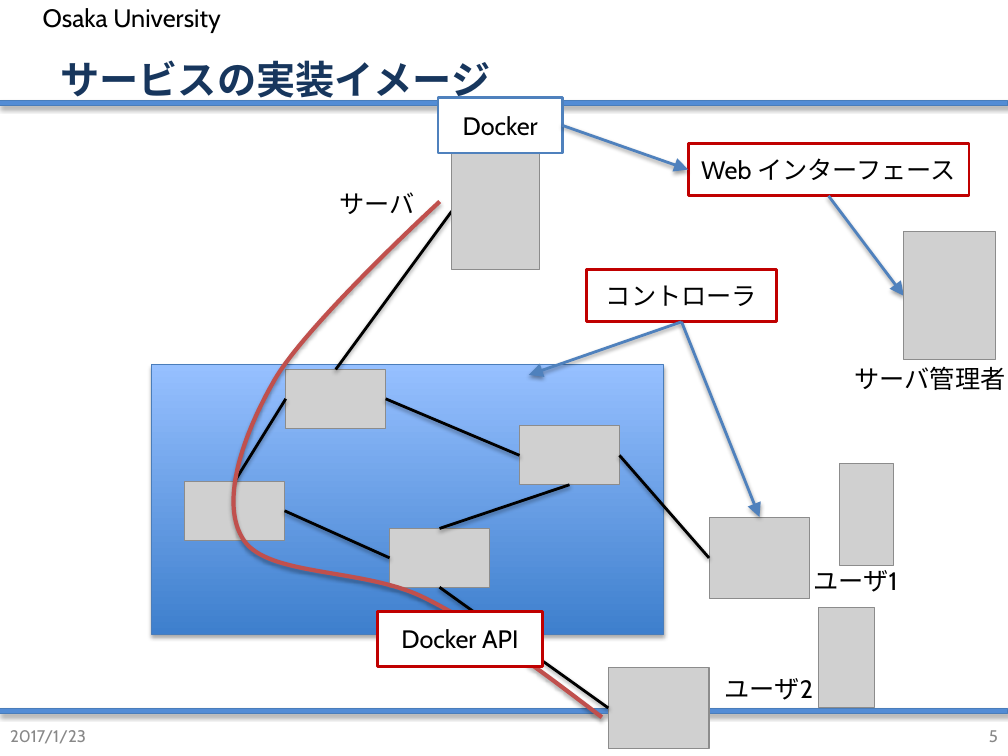
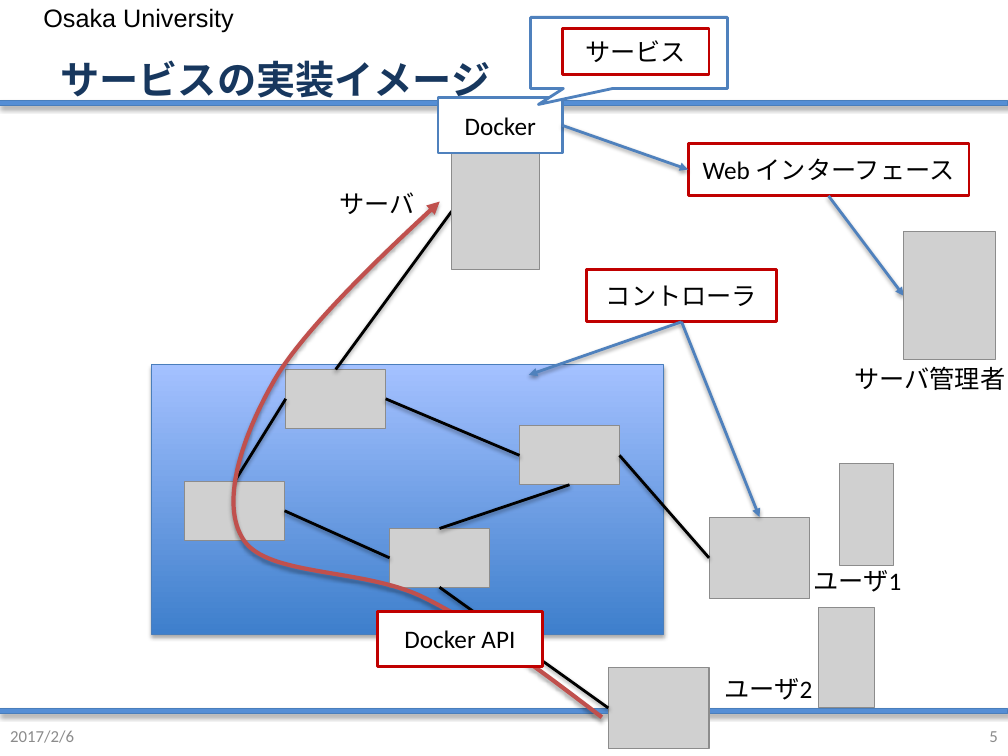
Before and after one commit to handai-trema/IaaS-namn, a slide deck: slide 5 of web/team-namnネットワーク演習最終課題.pptx. Drawn at 1008x756 pixels with LibreOffice and Linux fonts; fonts in the diff are those of the drawing; grey boxes stand for pictures; background and template pictures are left out. Boxes give left, top, right and bottom in pixels: in the first picture for what was removed or moved away, otherwise in the second. Text is boxed around its words. In the diff, an @@ line names an element or a change of style, - is before the commit and + after.

```diff
--- a/web/team-namnネットワーク演習最終課題.pptx
+++ b/web/team-namnネットワーク演習最終課題.pptx
@@ text "Osaka University" at bbox=[43, 8, 234, 33]: font Cabin to Arial; indent changed; more space between paragraphs @@
@@ speech box added at bbox=[530, 17, 727, 89], fill #FFFFFF, outline #4F81BD 2 pt @@
@@ rectangle added at bbox=[562, 29, 710, 76], fill #FFFFFF, outline #C00000 2 pt, 18 pt, text #000000 @@
+サービス
@@ title "サービスの実装イメージ" at bbox=[60, 60, 490, 105]: font Cabin to Calibri, text colour #17365D to #17375E @@
@@ rectangle at bbox=[0, 101, 1008, 106]: fill #538CD5 to #558ED5; outline #4A7DBA 0.75 pt to #4B7EBC 0.75 pt @@
@@ rectangle at bbox=[152, 365, 663, 634]: fill gradient #3E7FCD to #96C0FF to gradient #3F80CE to #A4C4FF; outline #4A7DBA 0.75 pt to #4B7EBC 0.75 pt @@
@@ font Cabin to Calibri in 6 elements at bbox=[814, 564, 902, 592], bbox=[725, 678, 813, 700], bbox=[438, 98, 562, 153], bbox=[339, 192, 414, 214], bbox=[688, 143, 970, 196], bbox=[378, 611, 543, 666] @@
@@ text at bbox=[10, 730, 74, 743]: text changed; font Cabin to Calibri; text colour #888888 to #8C8C8C @@
-2017/1/23
+2017/2/6
```
Also in this commit, not shown: 10 other slides changed, 6 slides added, 4 slides removed, 1 other file.
